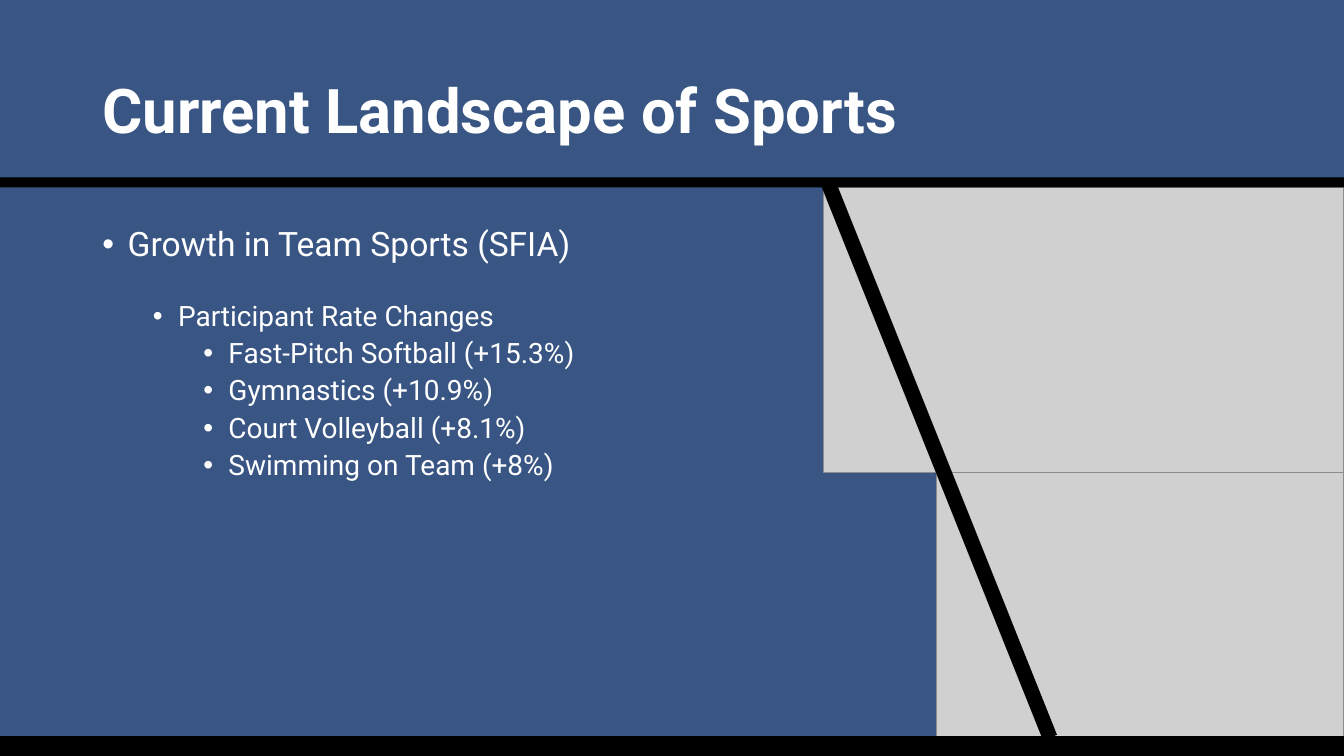
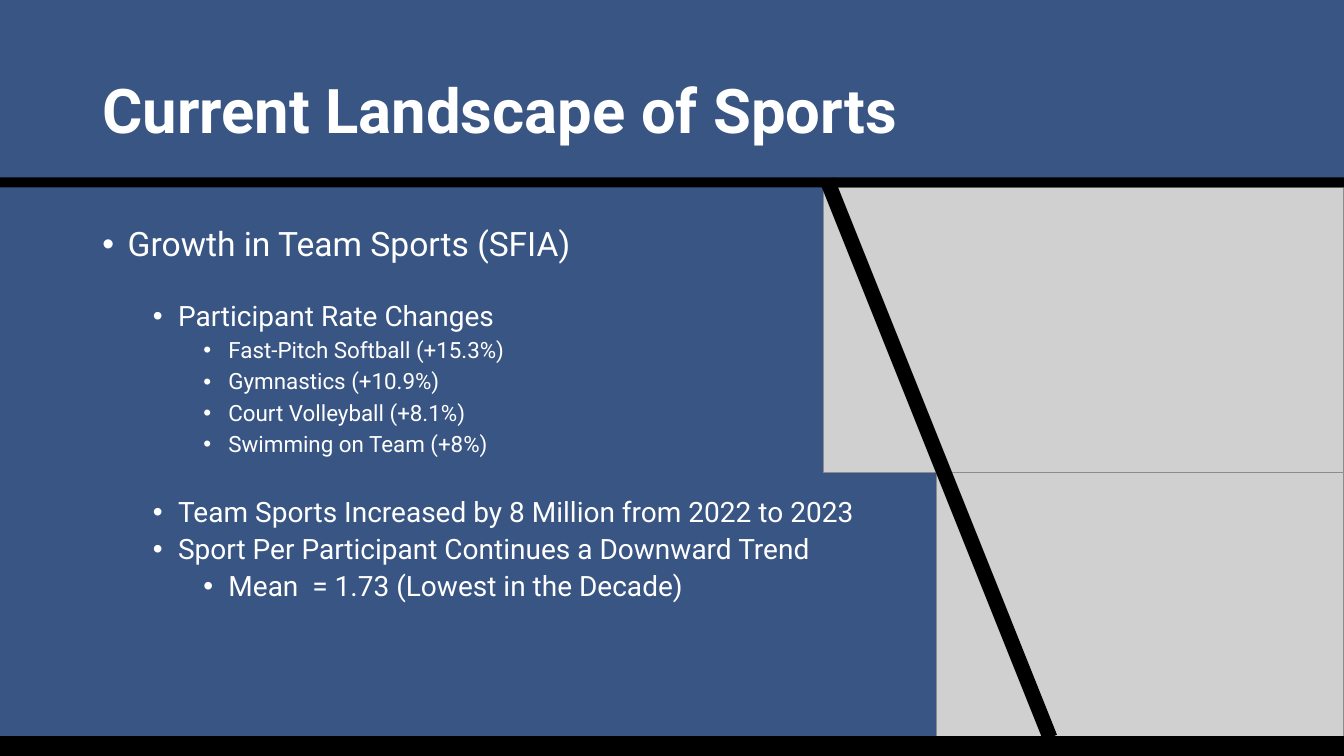
Before and after one commit to SuperMarioGiacomazzo/STOR538_WEBSITE, a slide deck: slide 20 of Slides/Sports Analytics 1/Sports_Analytics_1_Lecture.pptx. Drawn at 1344x756 pixels with LibreOffice and Linux fonts; fonts in the diff are those of the drawing; grey boxes stand for pictures. Boxes give left, top, right and bottom in pixels: in the first picture for what was removed or moved away, otherwise in the second. Text is boxed around its words. In the diff, an @@ line names an element or a change of style, - is before the commit and + after.

```diff
--- a/Slides/Sports Analytics 1/Sports_Analytics_1_Lecture.pptx
+++ b/Slides/Sports Analytics 1/Sports_Analytics_1_Lecture.pptx
@@ text at [228,340,504,457]: size 20 to 16 pt in "Fast-Pitch Softball (+15.3%)", "Gymnastics (+10.9%)", "Court Volleyball (+8.1%)", "Swimming on Team (+8%)" @@
@@ text at [178,500,853,602]: paragraphs added @@
+  • Team Sports Increased by 8 Million from 2022 to 2023
+  • Sport Per Participant Continues a Downward Trend
+    • Mean = 1.73 (Lowest in the Decade)
```
Also in this commit, not shown: 9 other slides changed, 2 slides added, 4 slides removed, 12 other files.
